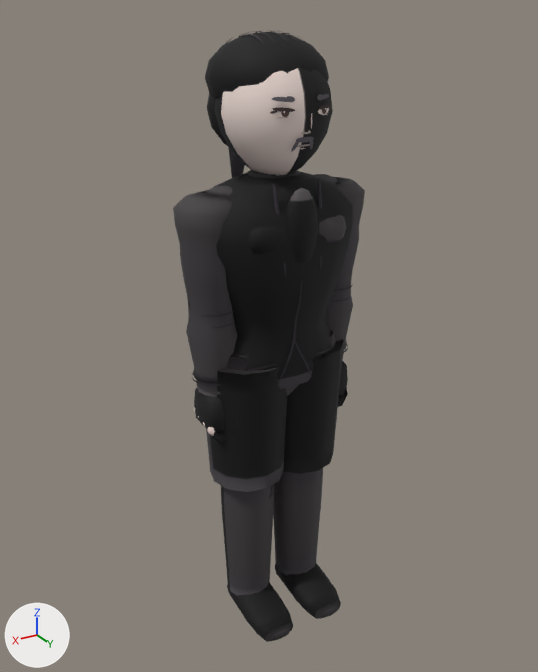
A saved change to the glTF model assets/models/heron_a.glb.
The view is the same before and after, from a 50 mm lens placed at (1.135, 1.866, 1.936), pointed at (-0.003, -0.03, 0.988). Lighting does not change. The marker at lower left points along +X, +Y and +Z. The first picture is the older version. Vertices at exactly the same position are counted once.

Names of what the first picture shows: 'Body'.
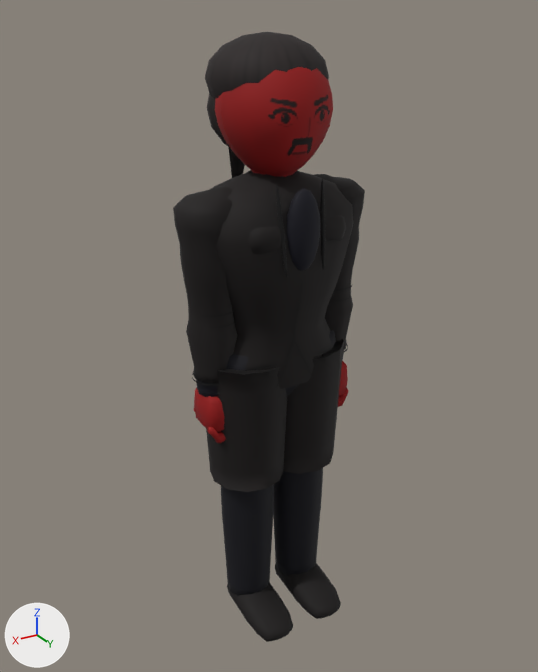
What differs and where, as boxes (x1, y1, x2, y2) in the pictures (538 x 672 px; the box of a moved part takes in the faces that stretch with it):
'Body', reshaped: before (173, 30, 365, 642); after (173, 32, 365, 642)
part 1 of me_mesh_0, deleted: before (270, 94, 332, 151)
part 2 of me_mesh_0, moved or reshaped: before (214, 30, 333, 278); after (215, 67, 333, 278)
part 3 of me_mesh_0, recoloured: (173, 32, 365, 642) in both

Patch to the scene script:
```diff
--- a/assets/models/heron_a.glb.py
+++ b/assets/models/heron_a.glb.py
@@ me_mesh_0 @@
 # used by ob_body; location = (0.0, 0.0, 0.0)
-me_mesh_0.from_pydata(...)  # 4767 vertices, 8632 faces; spans x -0.31..0.31, y -0.24..0.23, z -0.03..1.9
+me_mesh_0.from_pydata(...)  # 3812 vertices, 7166 faces; spans x -0.31..0.31, y -0.24..0.23, z -0.03..1.9
+# me_mesh_0 part 1: 22 loose pieces with 946 vertices, spanning x -0.1..0.1, y 0.14..0.17, z 1.6..1.74, are deleted
+# me_mesh_0 part 2: 121 vertices moved from x -0.08..0.08, y -0.13..0.18, z 1.25..1.61 to x -0.08..0.08, y -0.13..0.19, z 1.25..1.61; 414 vertices removed from x -0.16..0.16, y -0.2..0.16, z 1.26..1.9; 405 vertices added at x -0.16..0.17, y -0.16..0.19, z 1.26..1.87
+# me_mesh_0 part 3: 6225 kept faces spanning x -0.31..0.31, y -0.24..0.23, z -0.03..1.9 get new vertex colours
+# other edits to the shape of me_mesh_0 do not show in these pictures
 me_mesh_0.materials.append(mat_material_0)
```
